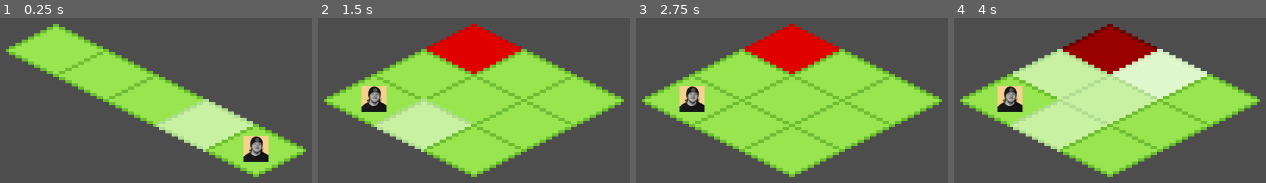
Above: before the commit, frames 1-4 (left to right).
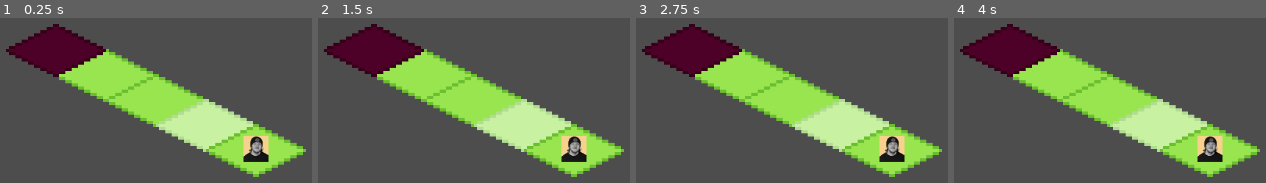
Above: after the commit, the same moments.

Repository: ckuras/GMTK-2023-Fire-Fighter
Game: Godot game, scene res://Scenes/scene_switcher.tscn
Two runs of this game, one before a commit and one after it. Both use one fixed random seed, a clock stepped at 60 frames per second and the inputs below. This scene is started directly instead of the project's main scene.
Inputs (mouse positions are in pixels of both pictures, inside the frame that each line leads up to):
- Up to frame 1 (0.25 s): no input
- Up to frame 2 (1.5 s): tap Enter at 0.5 s; move the mouse to (424, 74) at 0.52 s; click (424, 74) at 0.67 s; move the mouse to (474, 49) at 1.27 s; click (474, 49) at 1.42 s
- Up to frame 3 (2.75 s): click (792, 49) at 2.17 s
- Up to frame 4 (4 s): tap Space at 2.75 s; move the mouse to (1159, 74) at 2.77 s; click (1159, 74) at 2.92 s; tap Enter at 3.5 s; click (1159, 74) at 3.67 s

The runs differ from the first frame. In frame 1, 5.6% of the frame differs, in the area x 1-34%, y 3-36%; in frame 2, 46%; in frame 3, 46%; in frame 4, 55%, in the area x 1-99%, y 3-97%.

Commit message:
Connected winning with level change

Diff:
--- a/Scenes/Levels/level_1.tscn
+++ b/Scenes/Levels/level_1.tscn
@@ -29,6 +29,7 @@
 [node name="Tile5" parent="Board/Tiles" instance=ExtResource("3_u7okm")]
 position = Vector2(-32, -16)
 tile_id = 2
+tile_state = 2
 
 [node name="Tile4" parent="Board/Tiles" instance=ExtResource("3_u7okm")]
 tile_id = 3
--- a/Scripts/level.gd
+++ b/Scripts/level.gd
@@ -5,5 +5,5 @@
 @export var level_number: int = 0
 
 func _ready():
-	await get_tree().create_timer(1.0).timeout
+	await EventBus.player_won_round
 	emit_signal("level_changed", "level_" + str(level_number + 1))
